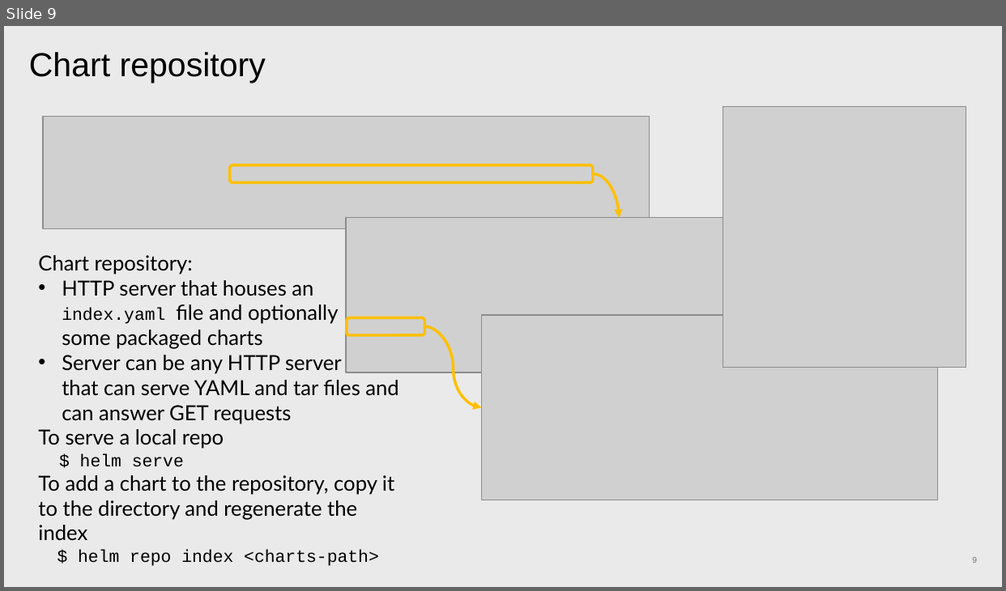
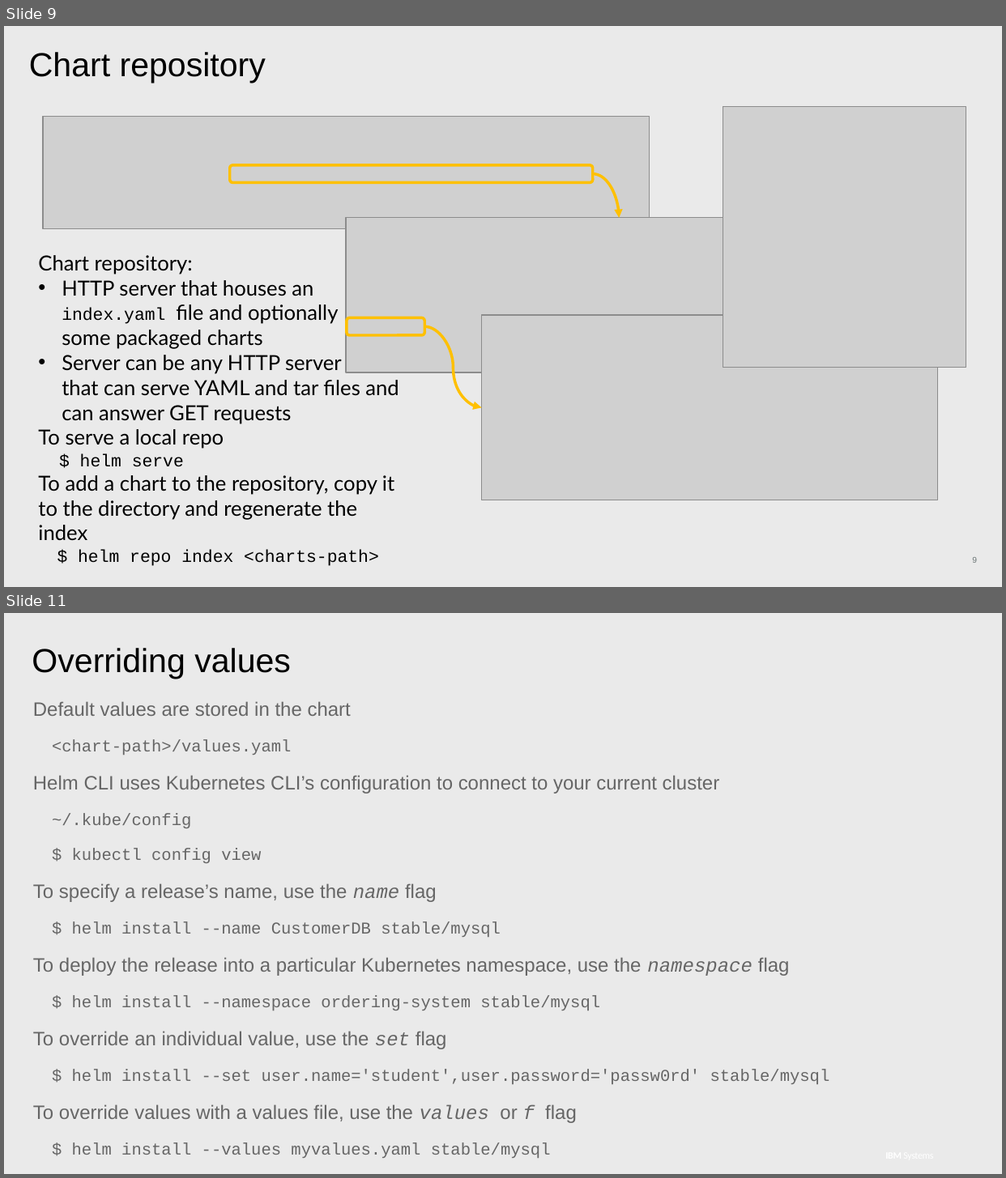
Before and after one commit to patrocinio/cloud-private-bootcamp, a slide deck: Units_development/Helm basics_AWG.pptx. Shown one above the other, each under a label of ours: slide 9 before the commit, slides 9 and 11 after it; the slides between them are not shown. The pictures are 1006x591 and 1006x1178 pixels, drawn with LibreOffice and Linux fonts; fonts in the diff are those of the drawing; grey boxes stand for pictures. Boxes give left, top, right and bottom in pixels: in the first picture for what was removed or moved away, otherwise in the second. Text is boxed around its words. In the diff, an @@ line names an element or a change of style, - is before the commit and + after.

```diff
--- a/Units_development/Helm basics_AWG.pptx
+++ b/Units_development/Helm basics_AWG.pptx
@@ slide 11 added at box(4, 613, 1002, 1174), background #EAEAEA @@
@@ title added at box(32, 648, 291, 679), 24 pt, text #000000 @@
+Overriding values
@@ text added at box(33, 701, 830, 1123), 14 pt, text #666666 @@
+Default values are stored in the chart
+  <chart-path>/values.yaml
+Helm CLI uses Kubernetes CLI’s configuration to connect to your current cluster
+  ~/.kube/config
+  $ kubectl config view
+To specify a release’s name, use the name flag
+  $ helm install --name CustomerDB stable/mysql
+To deploy the release into a particular Kubernetes namespace, use the namespace flag
+  $ helm install --namespace ordering-system stable/mysql
+To override an individual value, use the set flag
+  $ helm install --set user.name='student',user.password='passw0rd' stable/mysql
+To override values with a values file, use the values or f flag
+  $ helm install --values myvalues.yaml stable/mysql
```
Also in this commit, not shown: 5 slides changed, 4 other slides added, 4 slides removed.
